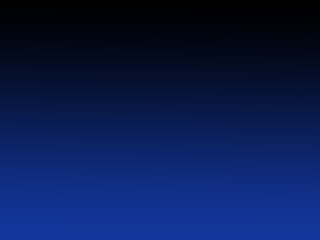
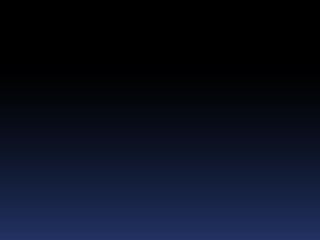
Layers edited between the first and the second 320x240 image:
renamed "Ebene 1" to "Ebene 2", painted on it over [0, 7, 320, 240]
